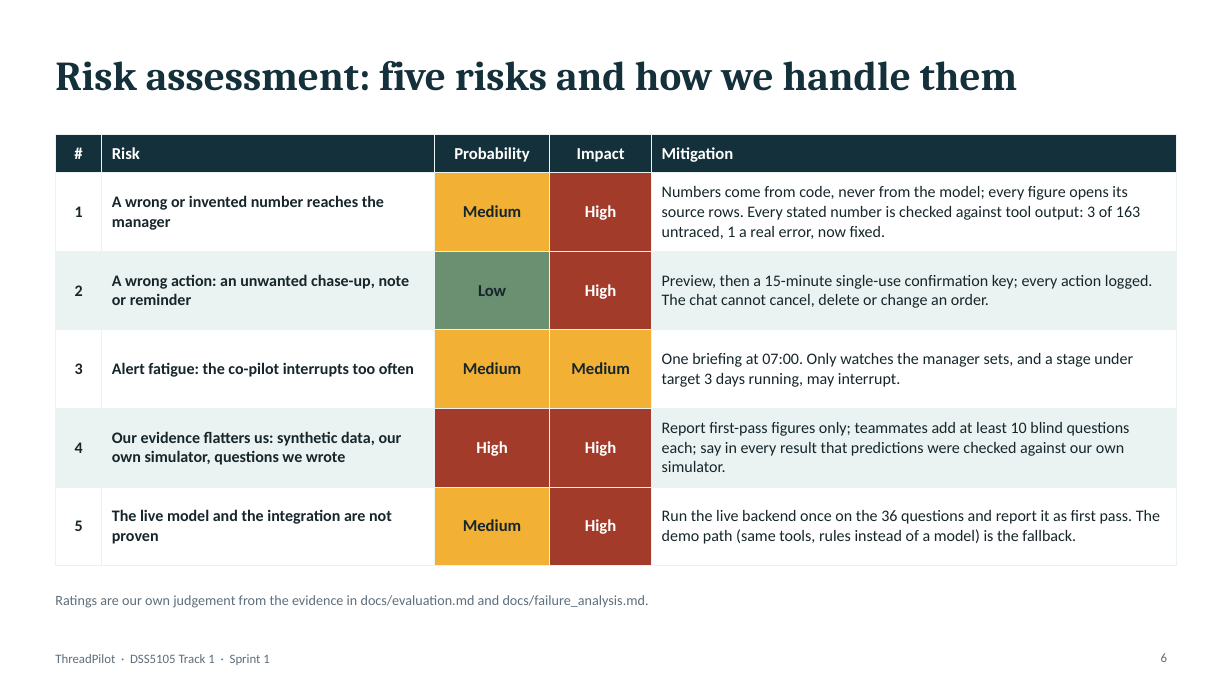
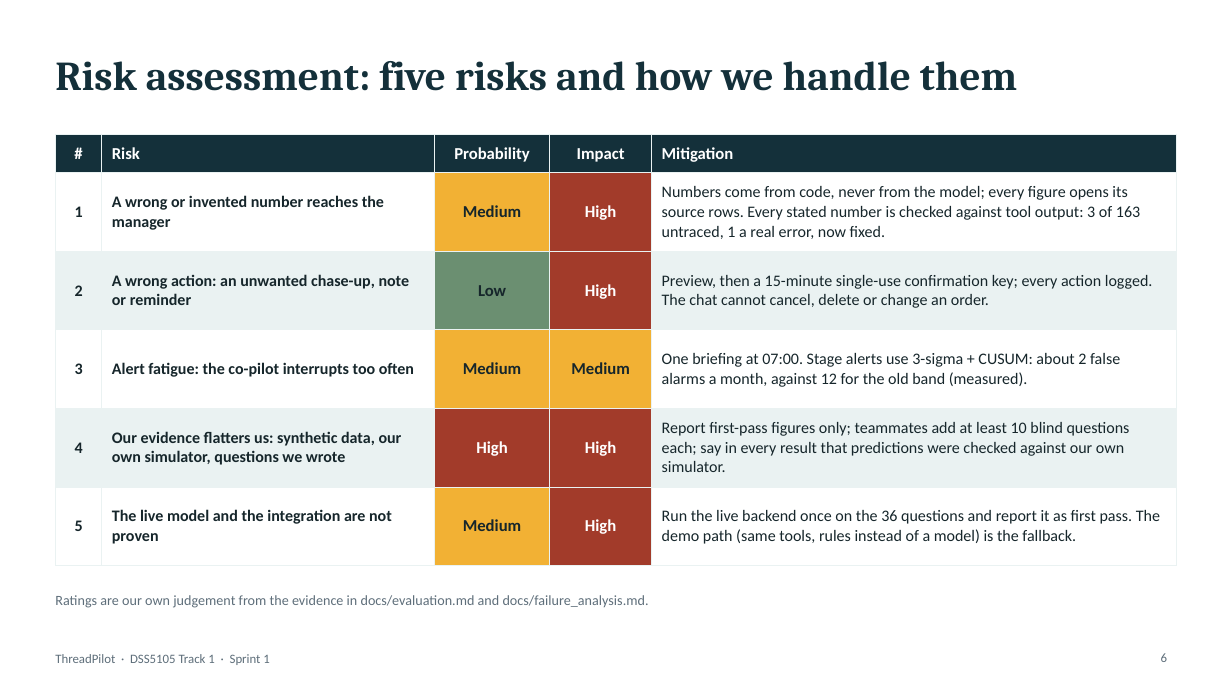
Before and after one commit to footoonming/DSS5105_fork, a slide deck: slide 6 of threadpilot/docs/presentation/Presentation_GroupNN_Sprint1.pptx. Drawn at 1232x693 pixels with LibreOffice and Linux fonts; fonts in the diff are those of the drawing. Boxes give left, top, right and bottom in pixels: in the first picture for what was removed or moved away, otherwise in the second. Text is boxed around its words. In the diff, an @@ line names an element or a change of style, - is before the commit and + after.

```diff
--- a/threadpilot/docs/presentation/Presentation_GroupNN_Sprint1.pptx
+++ b/threadpilot/docs/presentation/Presentation_GroupNN_Sprint1.pptx
@@ table at <box>55,134,1177,548</box> @@
-row 4, column 5: One briefing at 07:00. Only watches the manager sets, and a stage under target 3 days running, may interrupt.
+row 4, column 5: One briefing at 07:00. Stage alerts use 3-sigma + CUSUM: about 2 false alarms a month, against 12 for the old band (measured).
```
Also in this commit, not shown: 2 other slides changed, 7 other files.
